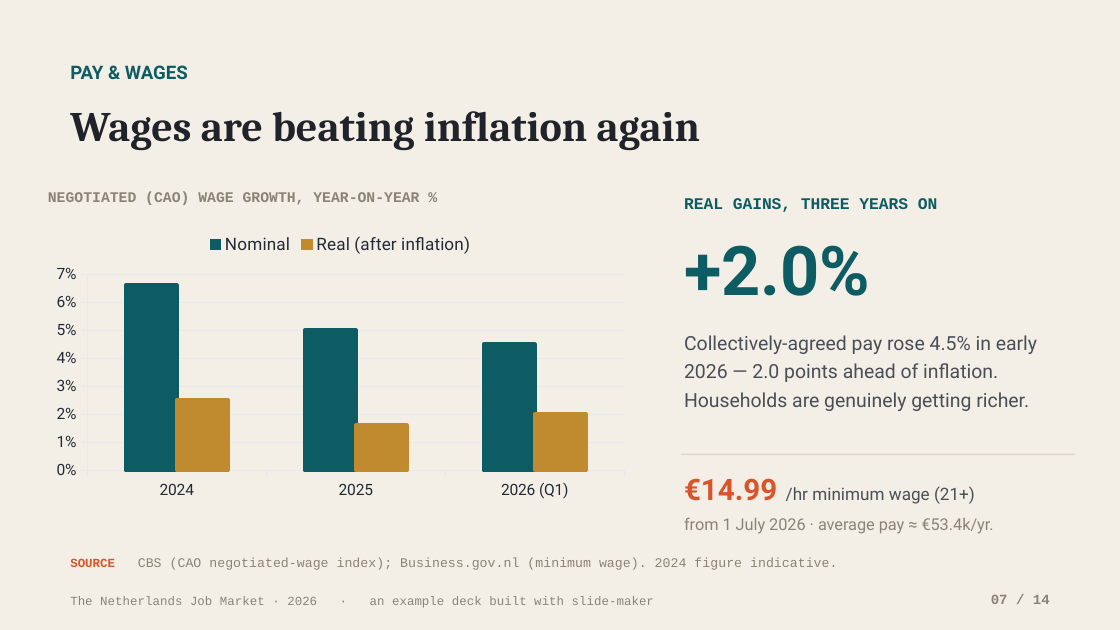
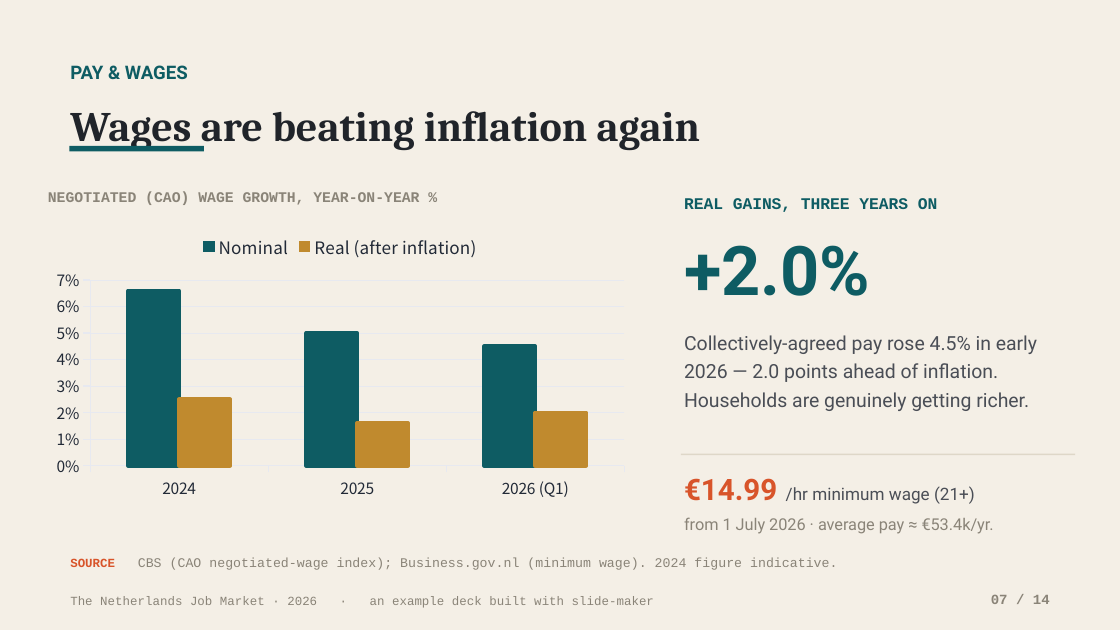
Before and after one commit to addsumtech/slides_maker-site, a slide deck: slide 7 of templates/decks/en/nl-job-market-2026/template.pptx. Drawn at 1120x630 pixels with LibreOffice and Linux fonts; fonts in the diff are those of the drawing. Boxes give left, top, right and bottom in pixels: in the first picture for what was removed or moved away, otherwise in the second. Text is boxed around its words. In the diff, an @@ line names an element or a change of style, - is before the commit and + after.

```diff
--- a/templates/decks/en/nl-job-market-2026/template.pptx
+++ b/templates/decks/en/nl-job-market-2026/template.pptx
@@ rectangle added at bbox=[69, 146, 204, 151], fill #0E5C63 @@
@@ column chart at bbox=[45, 222, 636, 504] @@
@@ legend changed @@
@@ category axis changed @@
@@ value axis changed @@
@@ lettering changed @@
```
Also in this commit, not shown: 12 other slides changed, 28 other files.
